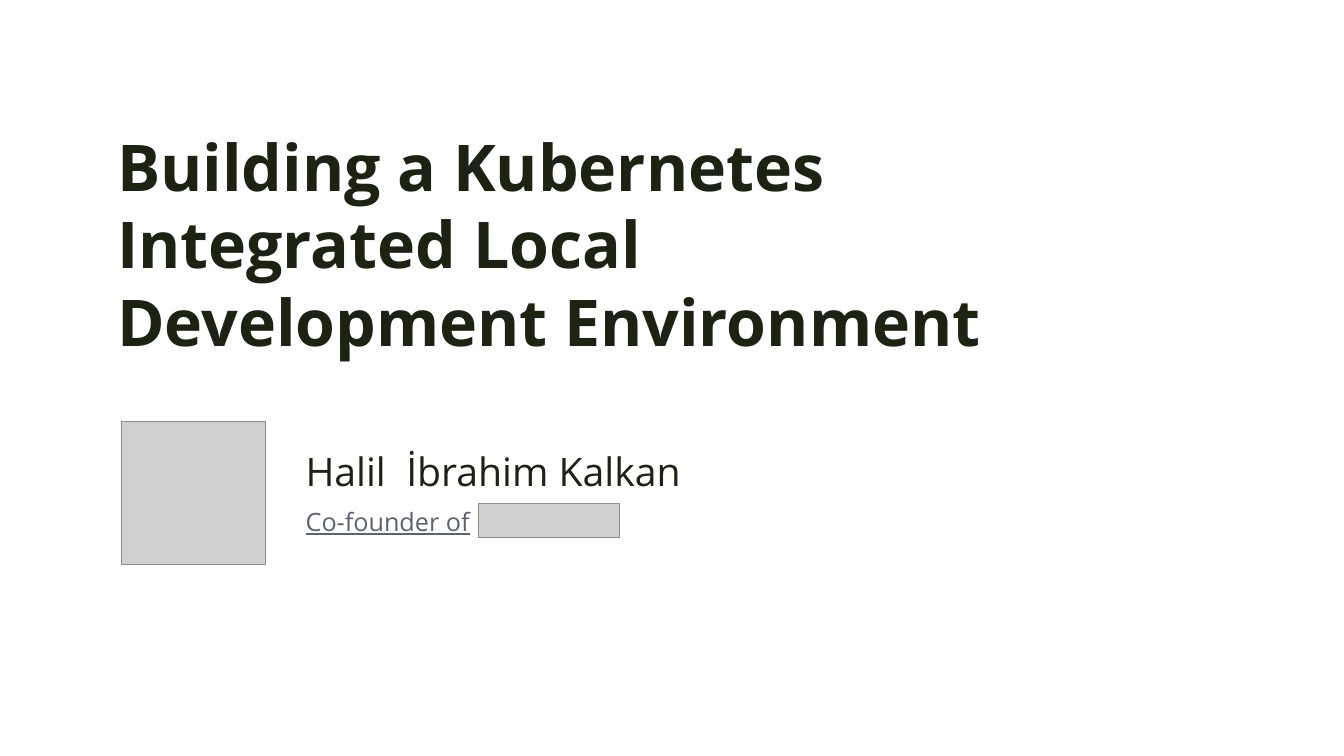
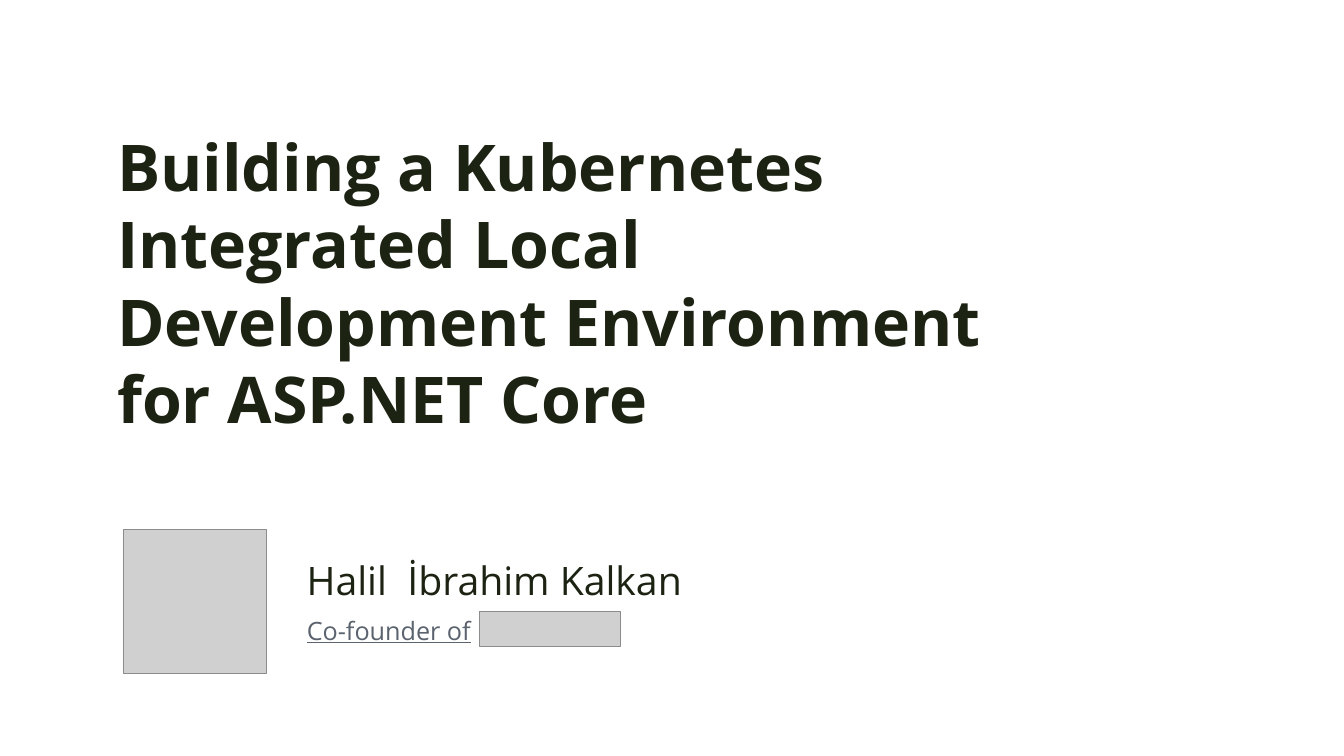
Before and after one commit to hikalkan/presentations, a slide deck: slide 1 of 2025-10-21 Warsaw Kubernetes Integrated Development/Kubernetes Presentation.pptx. Drawn at 1344x756 pixels with LibreOffice and Linux fonts; fonts in the diff are those of the drawing; grey boxes stand for pictures; background and template pictures are left out. Boxes give left, top, right and bottom in pixels: in the first picture for what was removed or moved away, otherwise in the second. Text is boxed around its words. In the diff, an @@ line names an element or a change of style, - is before the commit and + after.

```diff
--- a/2025-10-21 Warsaw Kubernetes Integrated Development/Kubernetes Presentation.pptx
+++ b/2025-10-21 Warsaw Kubernetes Integrated Development/Kubernetes Presentation.pptx
@@ text at <box>117,373,647,424</box>: paragraph added @@
+for ASP.NET Core
@@ 2 pictures, 2 texts: place and size @@
-2 pictures, 2 texts at <box>122,421,681,566</box>
+2 pictures, 2 texts at <box>123,530,682,675</box>
```
Also in this commit, not shown: 1 other slide changed.
